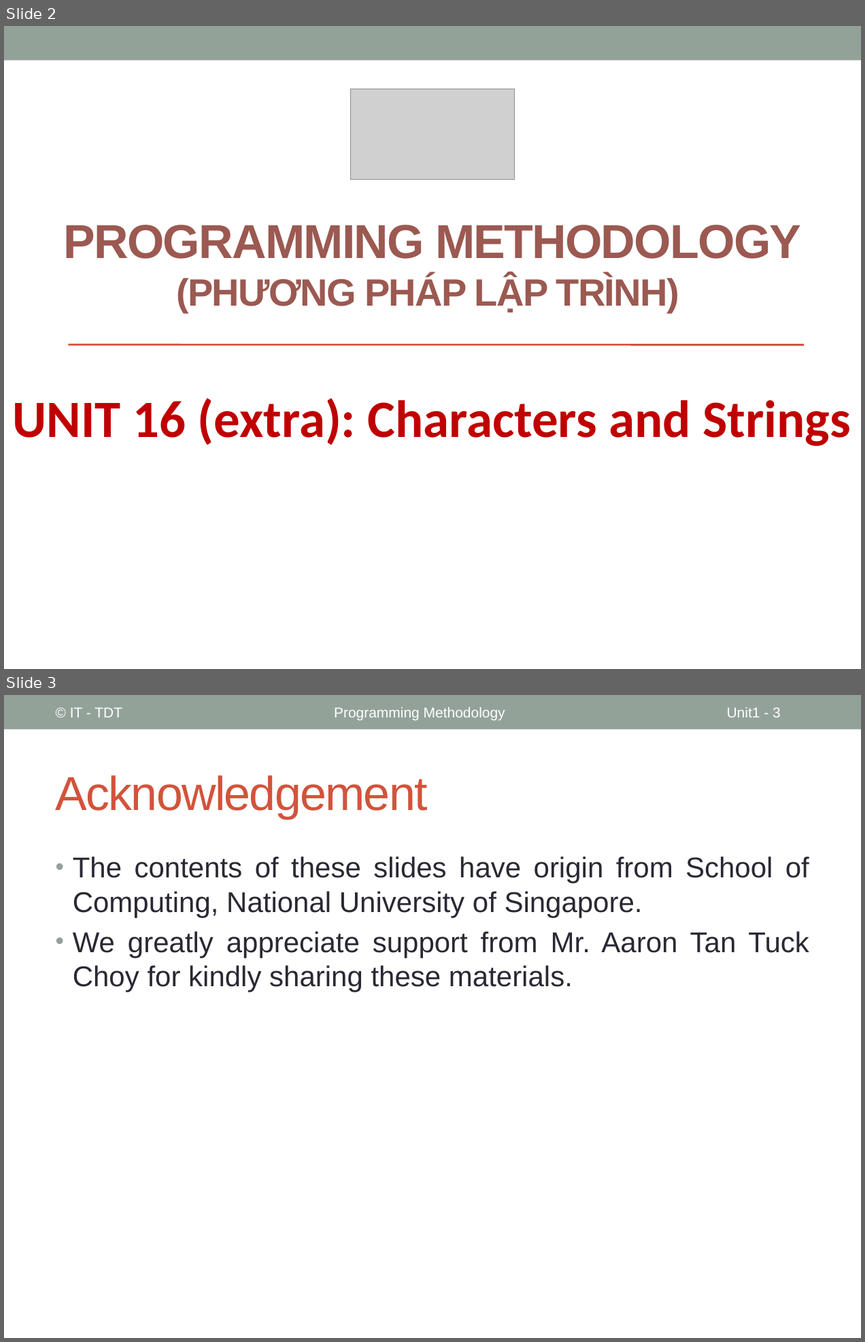
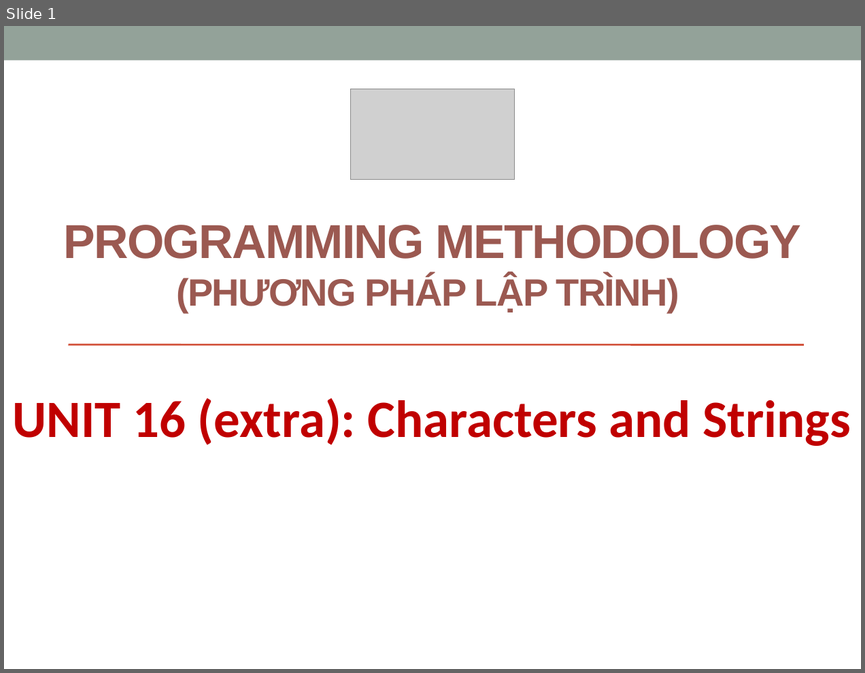
Before and after one commit to coder1097/Programming-Methodology, a slide deck: PPLT_Slides/Slides/Unit16_Extra.pptx. Shown one above the other, each under a label of ours: slides 2 and 3 before the commit, slide 1 after it. The pictures are 865x1342 and 865x673 pixels, drawn with LibreOffice and Linux fonts; fonts in the diff are those of the drawing; grey boxes stand for pictures. Boxes give left, top, right and bottom in pixels: in the first picture for what was removed or moved away, otherwise in the second. Text is boxed around its words. In the diff, an @@ line names an element or a change of style, - is before the commit and + after.

```diff
--- a/PPLT_Slides/Slides/Unit16_Extra.pptx
+++ b/PPLT_Slides/Slides/Unit16_Extra.pptx
@@ slide 3 removed at (4, 695, 861, 1338), background #FFFFFF; not listed: 1 template element that a slide beside it also shows @@
@@ text removed at (70, 707, 122, 717) @@
-© IT - TDT
@@ text removed at (334, 707, 505, 720) @@
-Programming Methodology
@@ page number removed at (727, 707, 781, 717) @@
-Unit1 - 3
@@ title removed at (56, 775, 428, 819) @@
-Acknowledgement
@@ text removed at (73, 856, 809, 991) @@
-• The contents of these slides have origin from School of Computing, National University of Singapore.
-• We greatly appreciate support from Mr. Aaron Tan Tuck Choy for kindly sharing these materials.
@@ what was slide 2 is now slide 1 @@
```
Also in this commit, not shown: 5 other slides removed, 35 other files.
